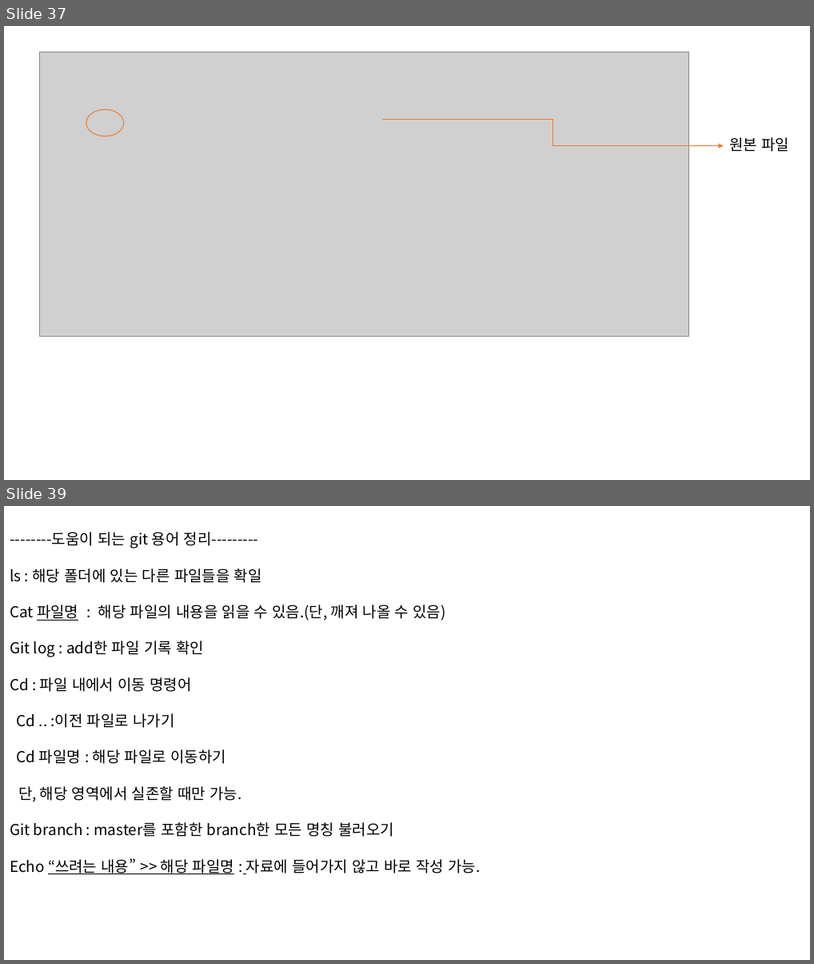
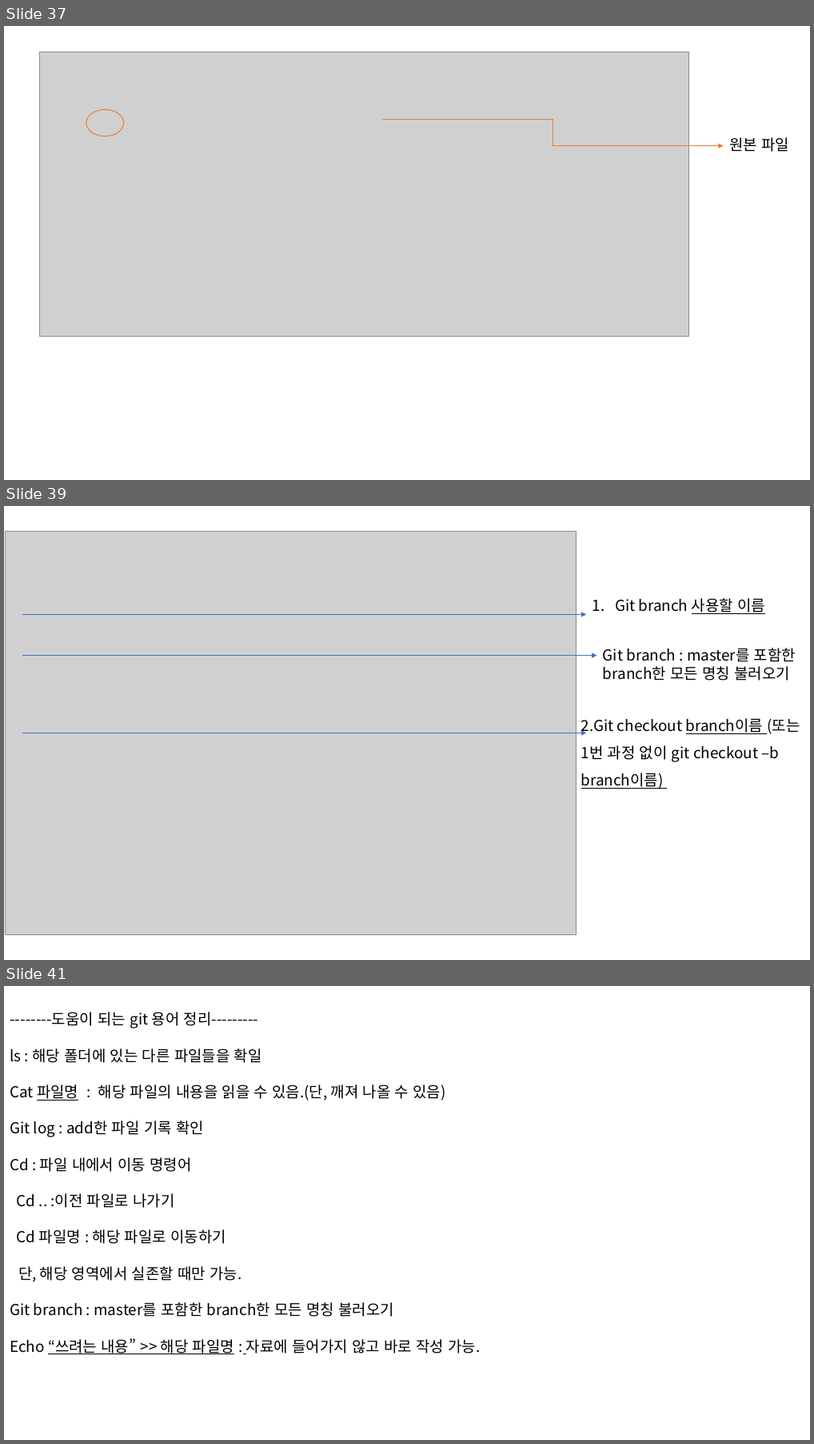
Before and after one commit to yunju94/know, a slide deck: know.pptx. Shown one above the other, each under a label of ours: slides 37 and 39 before the commit, slides 37, 39 and 41 after it; the slides between them are not shown. The pictures are 814x964 and 814x1444 pixels, drawn with LibreOffice and Linux fonts; fonts in the diff are those of the drawing; grey boxes stand for pictures. Boxes give left, top, right and bottom in pixels: in the first picture for what was removed or moved away, otherwise in the second. Text is boxed around its words. In the diff, an @@ line names an element or a change of style, - is before the commit and + after.

```diff
--- a/know.pptx
+++ b/know.pptx
@@ slide 39 added at [4,506,810,960], background #FFFFFF @@
@@ picture added at [6,532,577,934] @@
@@ text added at [615,598,766,614], 18 pt, text #000000 @@
+1. Git branch 사용할 이름
@@ arrow added from (22, 614) to (586, 614), #4472C4 0.5 pt @@
@@ text added at [603,648,796,680], 18 pt, text #000000 @@
+Git branch : master를 포함한 branch한 모든 명칭 불러오기
@@ arrow added from (22, 656) to (598, 656), #4472C4 0.5 pt @@
@@ text added at [582,718,800,788], 18 pt, text #000000 @@
+2.Git checkout branch이름 (또는 1번 과정 없이 git checkout –b branch이름)
@@ arrow added from (22, 733) to (586, 733), #4472C4 0.5 pt @@
@@ what was slide 39 is now slide 41 @@
```
Also in this commit, not shown: 1 slide changed, 1 other slide added.
